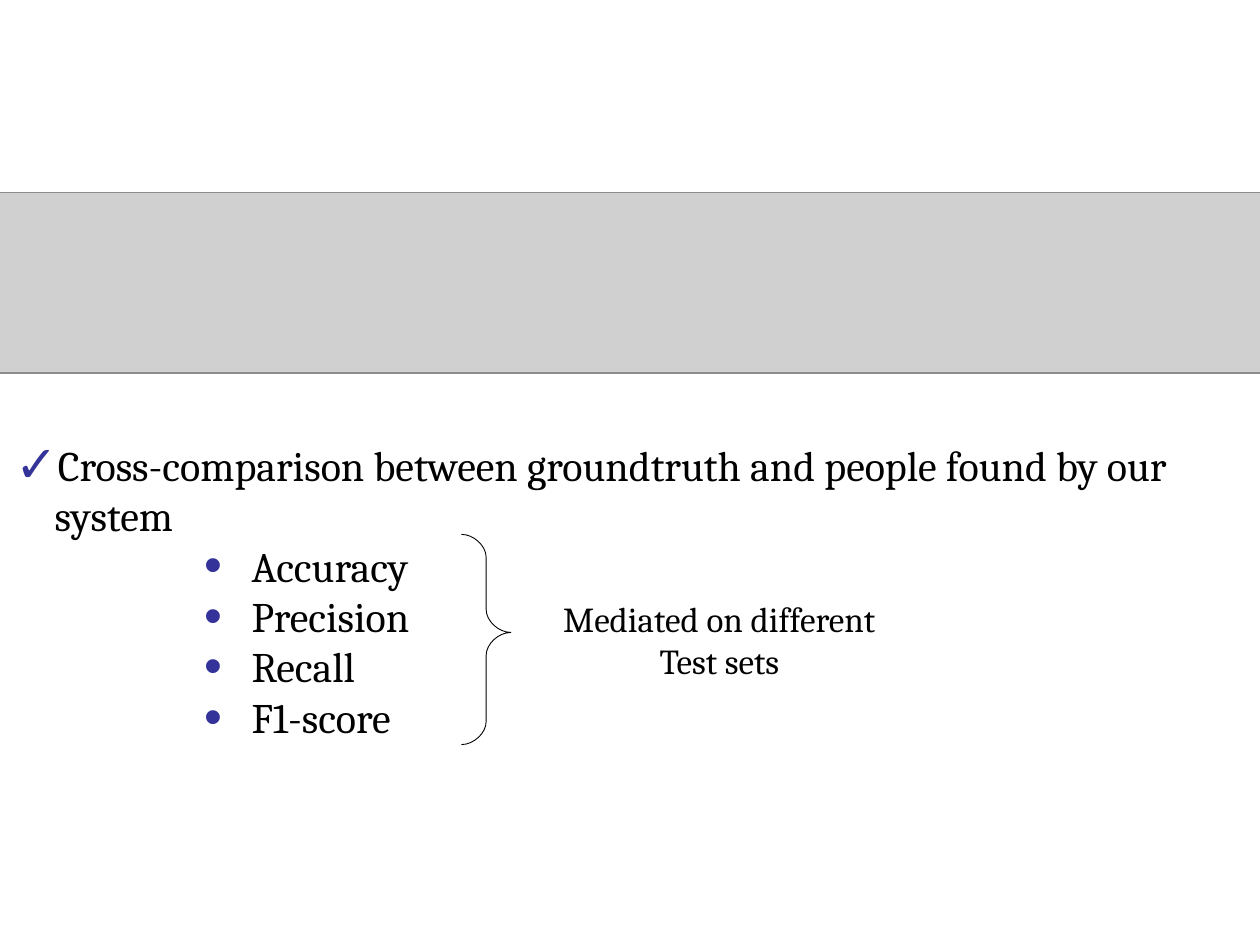
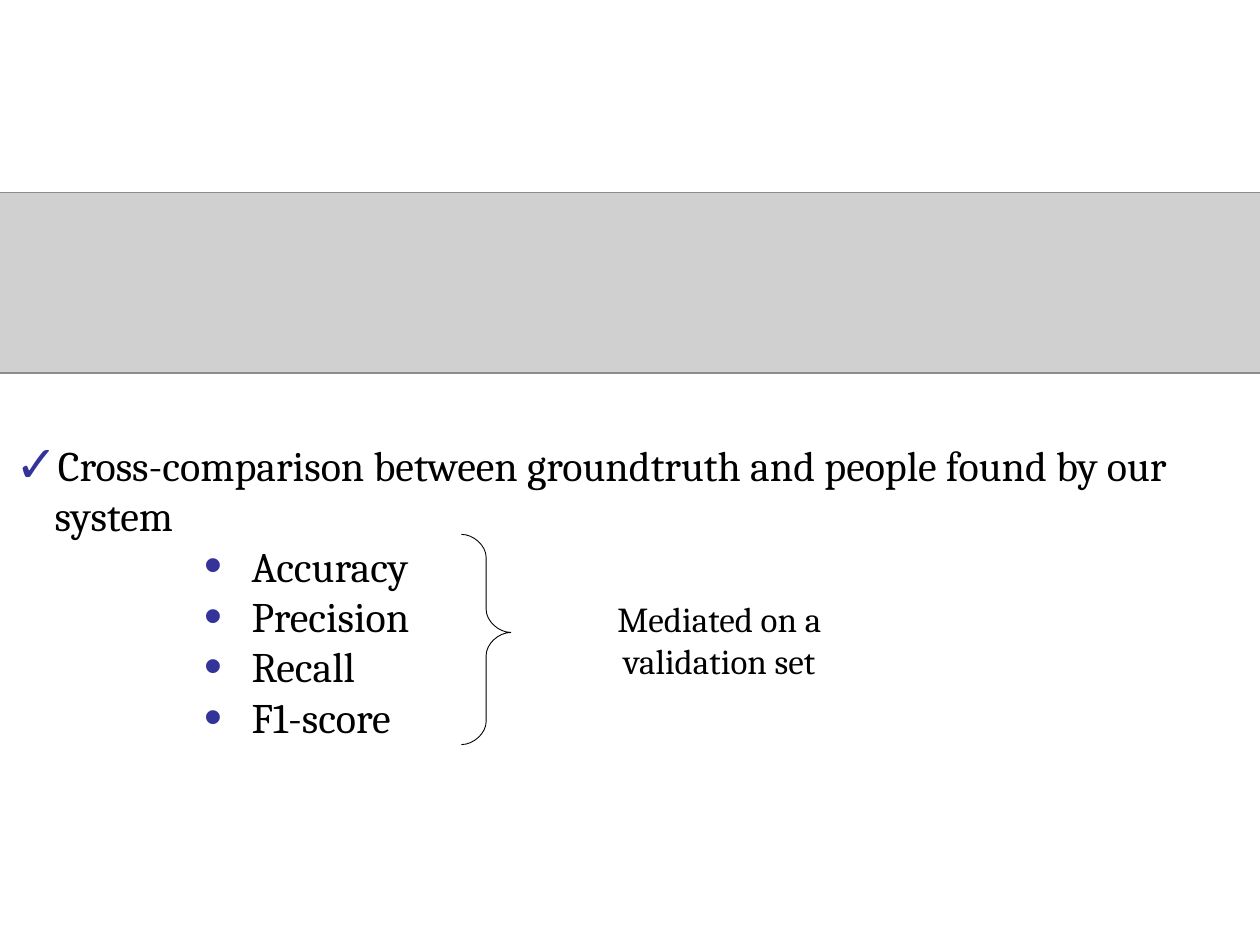
Before and after one commit to Daguerreo/ppd, a slide deck: slide 11 of presentazione/2394.ppt. Drawn at 1260x945 pixels with LibreOffice and Linux fonts; fonts in the diff are those of the drawing; grey boxes stand for pictures; background and template pictures are left out. Boxes give left, top, right and bottom in pixels: in the first picture for what was removed or moved away, otherwise in the second. Text is boxed around its words. In the diff, an @@ line names an element or a change of style, - is before the commit and + after.

```diff
--- a/presentazione/2394.ppt
+++ b/presentazione/2394.ppt
@@ text at [617,607,821,675]: text changed @@
-Mediated on different Test sets
+Mediated on a validation set
```
Also in this commit, not shown: 1 other slide changed, 1 slide added, 1 slide removed, 1 other file.
